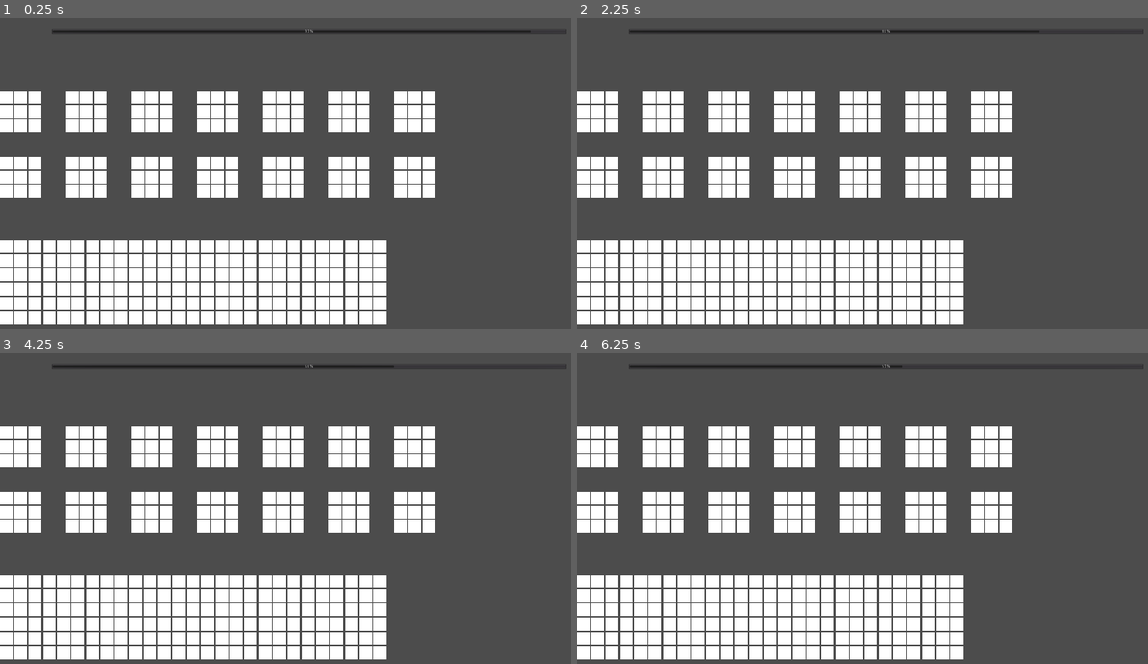
Above: before the commit, frames 1-4 (two rows, left to right).
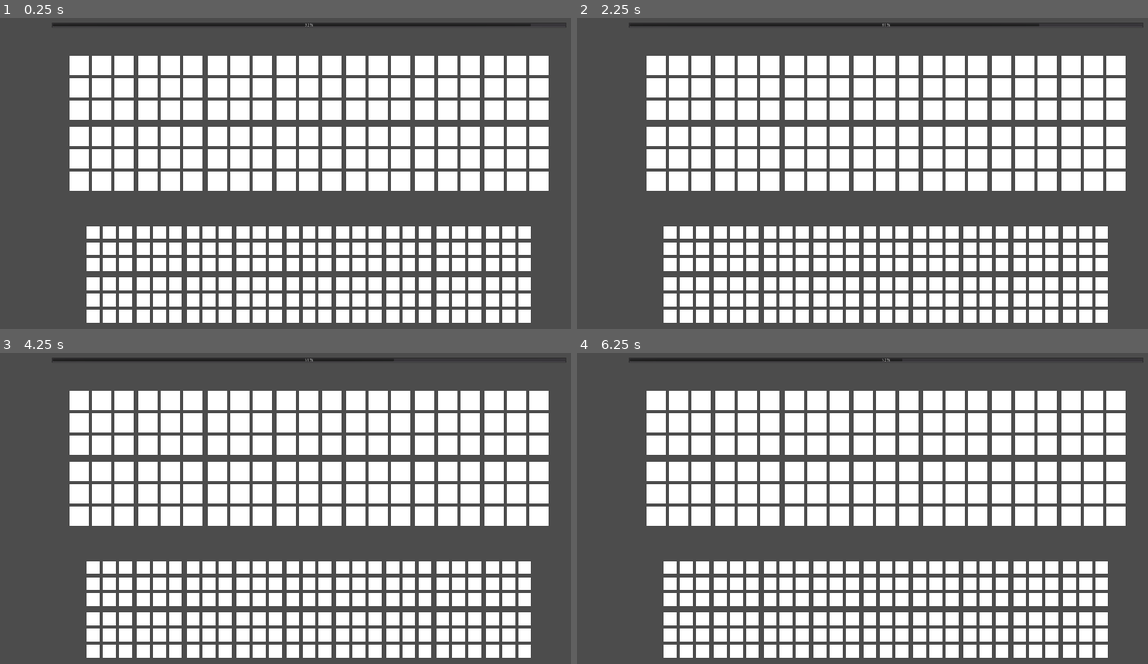
Above: after the commit, the same moments.

Repository: abarichello/gamine
Game: Godot game, scene res://scenes/Main.tscn
The game is run twice, just before and just after one commit, with the same random seed, the same clock (stepped at 60 frames per second) and the same inputs.
Inputs:
- Up to frame 1 (0.25 s): no input
- Up to frame 2 (2.25 s): tap Enter (ui_accept) at 0.5, 0.77, 1.25, 1.52, 2 s; hold Right (ui_right) 0.53-1.28 s; hold Down (ui_down) 1.28-2.03 s; hold Right (ui_right) from 2.03 s (still down)
- Up to frame 3 (4.25 s): tap Enter (ui_accept) at 2.75, 3.02, 3.5, 3.77 s; release Right (ui_right) at 2.78 s; hold Up (ui_up) 2.78-3.53 s; hold Left (ui_left) from 3.53 s (still down)
- Up to frame 4 (6.25 s): tap Enter (ui_accept) at 4.25, 4.52, 6.02 s; release Left (ui_left) at 5.03 s; hold Down (ui_down) 5.03-5.78 s; hold Right (ui_right) from 5.78 s (still down)

The runs differ from the first frame. In frame 1, 44% of the frame differs, in the area x 0-100%, y 1-99%; in frame 2, 44%; in frame 3, 43%; in frame 4, 43%.

Commit message:
Separations

Diff:
--- a/game/project.godot
+++ b/game/project.godot
@@ -18,8 +18,8 @@
 
 window/size/width=1920
 window/size/height=1080
-window/size/test_width=1366
-window/size/test_height=768
+window/size/test_width=1920
+window/size/test_height=1080
 window/handheld/orientation="sensor_landscape"
 window/handheld/emulate_touchscreen=true
 window/stretch/mode="2d"
--- a/game/scenes/Bit.tscn
+++ b/game/scenes/Bit.tscn
@@ -10,6 +10,7 @@
 margin_bottom = 40.0
 rect_min_size = Vector2( 40, 40 )
 rect_pivot_offset = Vector2( 0, 0 )
+rect_clip_content = false
 mouse_filter = 0
 mouse_default_cursor_shape = 0
 size_flags_horizontal = 1
--- a/game/scenes/Game.tscn
+++ b/game/scenes/Game.tscn
@@ -12,6 +12,7 @@
 margin_right = 1920.0
 margin_bottom = 1080.0
 rect_pivot_offset = Vector2( 0, 0 )
+rect_clip_content = false
 mouse_filter = 0
 mouse_default_cursor_shape = 0
 size_flags_horizontal = 1
@@ -28,9 +29,10 @@
 anchor_right = 0.0
 anchor_bottom = 0.0
 margin_right = 1920.0
-margin_bottom = 190.0
-rect_min_size = Vector2( 1920, 190 )
-rect_pivot_offset = Vector2( 0, 0 )
+margin_bottom = 150.0
+rect_min_size = Vector2( 1920, 150 )
+rect_pivot_offset = Vector2( 0, 0 )
+rect_clip_content = false
 mouse_filter = 1
 mouse_default_cursor_shape = 0
 size_flags_horizontal = 1
@@ -45,11 +47,12 @@
 anchor_right = 0.0
 anchor_bottom = 0.0
 margin_left = 160.0
-margin_top = 87.0
+margin_top = 67.0
 margin_right = 1760.0
-margin_bottom = 103.0
+margin_bottom = 83.0
 rect_min_size = Vector2( 1600, 16 )
 rect_pivot_offset = Vector2( 0, 0 )
+rect_clip_content = false
 mouse_filter = 0
 mouse_default_cursor_shape = 0
 size_flags_horizontal = 2
@@ -71,15 +74,17 @@
 anchor_right = 0.0
 anchor_bottom = 0.0
 margin_left = 960.0
-margin_top = 95.0
+margin_top = 75.0
 margin_right = 960.0
-margin_bottom = 95.0
-rect_pivot_offset = Vector2( 0, 0 )
-mouse_filter = 1
-mouse_default_cursor_shape = 0
-size_flags_horizontal = 1
-size_flags_vertical = 1
-alignment = 0
+margin_bottom = 75.0
+rect_pivot_offset = Vector2( 0, 0 )
+rect_clip_content = false
+mouse_filter = 1
+mouse_default_cursor_shape = 0
+size_flags_horizontal = 1
+size_flags_vertical = 1
+alignment = 0
+_sections_unfolded = [ "Anchor", "Focus", "Grow Direction", "Hint", "Margin", "Material", "Mouse", "Pause", "Rect", "Size Flags", "Theme", "Visibility", "custom_constants" ]
 
 [node name="Decryption" type="RichTextLabel" parent="1/Text" index="0"]
 
@@ -108,15 +113,15 @@
 
 [node name="2" type="CenterContainer" parent="." index="2"]
 
-editor/display_folded = true
-anchor_left = 0.0
-anchor_top = 0.0
-anchor_right = 0.0
-anchor_bottom = 0.0
-margin_top = 280.0
-margin_right = 1920.0
-margin_bottom = 680.0
-rect_pivot_offset = Vector2( 0, 0 )
+anchor_left = 0.0
+anchor_top = 0.0
+anchor_right = 0.0
+anchor_bottom = 0.0
+margin_top = 150.0
+margin_right = 1920.0
+margin_bottom = 610.0
+rect_pivot_offset = Vector2( 0, 0 )
+rect_clip_content = false
 mouse_filter = 1
 mouse_default_cursor_shape = 0
 size_flags_horizontal = 1
@@ -131,14 +136,16 @@
 anchor_right = 0.0
 anchor_bottom = 0.0
 margin_left = 960.0
-margin_top = 198.0
+margin_top = 222.0
 margin_right = 960.0
-margin_bottom = 202.0
-rect_pivot_offset = Vector2( 0, 0 )
+margin_bottom = 237.0
+rect_pivot_offset = Vector2( 0, 0 )
+rect_clip_content = false
 mouse_filter = 1
 mouse_default_cursor_shape = 0
 size_flags_horizontal = 4
 size_flags_vertical = 4
+custom_constants/separation = 20
 alignment = 0
 _sections_unfolded = [ "Anchor", "Focus", "Grow Direction", "Hint", "Margin", "Material", "Mouse", "Pause", "Rect", "Size Flags", "Theme", "Visibility", "custom_constants" ]
 
@@ -149,10 +156,12 @@
 anchor_right = 0.0
 anchor_bottom = 0.0
 rect_pivot_offset = Vector2( 0, 0 )
-mouse_filter = 1
-mouse_default_cursor_shape = 0
-size_flags_horizontal = 1
-size_flags_vertical = 1
+rect_clip_content = false
+mouse_filter = 1
+mouse_default_cursor_shape = 0
+size_flags_horizontal = 1
+size_flags_vertical = 1
+custom_constants/separation = 15
 alignment = 0
 _sections_unfolded = [ "Anchor", "Focus", "Grow Direction", "Hint", "Margin", "Material", "Mouse", "Pause", "Rect", "Size Flags", "Theme", "Visibility", "custom_constants" ]
 
@@ -162,27 +171,29 @@
 anchor_top = 0.0
 anchor_right = 0.0
 anchor_bottom = 0.0
-margin_top = 4.0
-margin_bottom = 4.0
-rect_pivot_offset = Vector2( 0, 0 )
-mouse_filter = 1
-mouse_default_cursor_shape = 0
-size_flags_horizontal = 1
-size_flags_vertical = 1
+margin_top = 20.0
+margin_bottom = 20.0
+rect_pivot_offset = Vector2( 0, 0 )
+rect_clip_content = false
+mouse_filter = 1
+mouse_default_cursor_shape = 0
+size_flags_horizontal = 1
+size_flags_vertical = 1
+custom_constants/separation = 15
 alignment = 0
 _sections_unfolded = [ "Anchor", "Focus", "Grow Direction", "Hint", "Margin", "Material", "Mouse", "Pause", "Rect", "Size Flags", "Theme", "Visibility", "custom_constants" ]
 
 [node name="3" type="CenterContainer" parent="." index="3"]
 
-editor/display_folded = true
-anchor_left = 0.0
-anchor_top = 0.0
-anchor_right = 0.0
-anchor_bottom = 0.0
-margin_top = 680.0
+anchor_left = 0.0
+anchor_top = 0.0
+anchor_right = 0.0
+anchor_bottom = 0.0
+margin_top = 630.0
 margin_right = 1920.0
 margin_bottom = 1070.0
 rect_pivot_offset = Vector2( 0, 0 )
+rect_clip_content = false
 mouse_filter = 1
 mouse_default_cursor_shape = 0
 size_flags_horizontal = 0
@@ -192,20 +203,21 @@
 
 [node name="Answers" type="VBoxContainer" parent="3" index="0"]
 
-editor/display_folded = true
 anchor_left = 0.0
 anchor_top = 0.0
 anchor_right = 0.0
 anchor_bottom = 0.0
 margin_left = 960.0
-margin_top = 193.0
+margin_top = 212.0
 margin_right = 960.0
-margin_bottom = 197.0
-rect_pivot_offset = Vector2( 0, 0 )
+margin_bottom = 227.0
+rect_pivot_offset = Vector2( 0, 0 )
+rect_clip_content = false
 mouse_filter = 1
 mouse_default_cursor_shape = 0
 size_flags_horizontal = 4
 size_flags_vertical = 4
+custom_constants/separation = 20
 alignment = 0
 _sections_unfolded = [ "Anchor", "Focus", "Grow Direction", "Hint", "Margin", "Material", "Mouse", "Pause", "Rect", "Size Flags", "Theme", "Visibility", "custom_constants" ]
 
@@ -216,10 +228,12 @@
 anchor_right = 0.0
 anchor_bottom = 0.0
 rect_pivot_offset = Vector2( 0, 0 )
-mouse_filter = 1
-mouse_default_cursor_shape = 0
-size_flags_horizontal = 1
-size_flags_vertical = 1
+rect_clip_content = false
+mouse_filter = 1
+mouse_default_cursor_shape = 0
+size_flags_horizontal = 1
+size_flags_vertical = 1
+custom_constants/separation = 15
 alignment = 0
 _sections_unfolded = [ "Anchor", "Focus", "Grow Direction", "Hint", "Margin", "Material", "Mouse", "Pause", "Rect", "Size Flags", "Theme", "Visibility", "custom_constants" ]
 
@@ -229,13 +243,15 @@
 anchor_top = 0.0
 anchor_right = 0.0
 anchor_bottom = 0.0
-margin_top = 4.0
-margin_bottom = 4.0
-rect_pivot_offset = Vector2( 0, 0 )
-mouse_filter = 1
-mouse_default_cursor_shape = 0
-size_flags_horizontal = 1
-size_flags_vertical = 1
+margin_top = 20.0
+margin_bottom = 20.0
+rect_pivot_offset = Vector2( 0, 0 )
+rect_clip_content = false
+mouse_filter = 1
+mouse_default_cursor_shape = 0
+size_flags_horizontal = 1
+size_flags_vertical = 1
+custom_constants/separation = 15
 alignment = 0
 _sections_unfolded = [ "Anchor", "Focus", "Grow Direction", "Hint", "Margin", "Material", "Mouse", "Pause", "Rect", "Size Flags", "Theme", "Visibility", "custom_constants" ]
 
--- a/game/scenes/Main.tscn
+++ b/game/scenes/Main.tscn
@@ -19,6 +19,8 @@
 _sections_unfolded = [ "Pause" ]
 
 [node name="Game" parent="." index="0" instance=ExtResource( 2 )]
+
+rect_clip_content = false
 
 [node name="Title" type="RichTextLabel" parent="." index="1"]
 
--- a/game/scenes/Piece.tscn
+++ b/game/scenes/Piece.tscn
@@ -3,7 +3,7 @@
 [ext_resource path="res://scripts/Piece.gd" type="Script" id=1]
 [ext_resource path="res://scenes/Bit.tscn" type="PackedScene" id=2]
 
-[node name="Piece" type="GridContainer" index="0"]
+[node name="Piece" type="GridContainer"]
 
 anchor_left = 0.0
 anchor_top = 0.0
@@ -12,10 +12,14 @@
 margin_right = 40.0
 margin_bottom = 40.0
 rect_pivot_offset = Vector2( 0, 0 )
+rect_clip_content = false
 mouse_filter = 0
 mouse_default_cursor_shape = 0
 size_flags_horizontal = 1
 size_flags_vertical = 1
+custom_constants/vseparation = 10
+custom_constants/hseparation = 10
 columns = 3
 script = ExtResource( 1 )
+_sections_unfolded = [ "Anchor", "Focus", "Grow Direction", "Hint", "Margin", "Material", "Mouse", "Pause", "Rect", "Size Flags", "Theme", "Visibility", "custom_constants" ]
 Bit = ExtResource( 2 )
--- a/game/scripts/Data.gd
+++ b/game/scripts/Data.gd
@@ -18,10 +18,10 @@
     upper_select = shuffle_array(fill_select(upper_row, upper_select))
     lower_select = shuffle_array(fill_select(lower_row, lower_select))
 
-    map_line(upper_row, global.UPPER_ROW, 001110000, 200)
-    map_line(lower_row, global.LOWER_ROW, 110001111, 200)
-    map_line(upper_select, global.UPPER_SELECT, 000000111, 130)
-    map_line(lower_select, global.LOWER_SELECT, 111000111, 130)
+    map_line(upper_row, global.UPPER_ROW, 001110000, 60)
+    map_line(lower_row, global.LOWER_ROW, 110001111, 60)
+    map_line(upper_select, global.UPPER_SELECT, 000000111, 40)
+    map_line(lower_select, global.LOWER_SELECT, 111000111, 40)
 
 # --- Game Logic ---
 
--- a/game/scripts/Game.gd
+++ b/game/scripts/Game.gd
@@ -1,13 +1,6 @@
 extends Control
 
 onready var global = get_node("/root/Main/GLOBALS")
-
-func _ready():
-    var screensize = global.screensize
-    self.rect_size = screensize
-    $"1".rect_size.x = screensize.x
-    $"2".rect_size.x = screensize.x
-    $"3".rect_size.x = screensize.x
 
 func _input(event):
     var Upper = get_node(global.UPPER_SELECT)
--- a/game/scripts/Piece.gd
+++ b/game/scripts/Piece.gd
@@ -8,9 +8,10 @@
     self.id = id
     self.serial = serial
 
-    rect_min_size = Vector2(size, size)
     rect_pivot_offset = rect_min_size / 2
 
     for i in range(0, 9):
         var bit = Bit.instance()
         self.add_child(bit)
+        get_child(i).rect_min_size = Vector2(size, size)
+        get_child(i).rect_size = Vector2(size, size)
